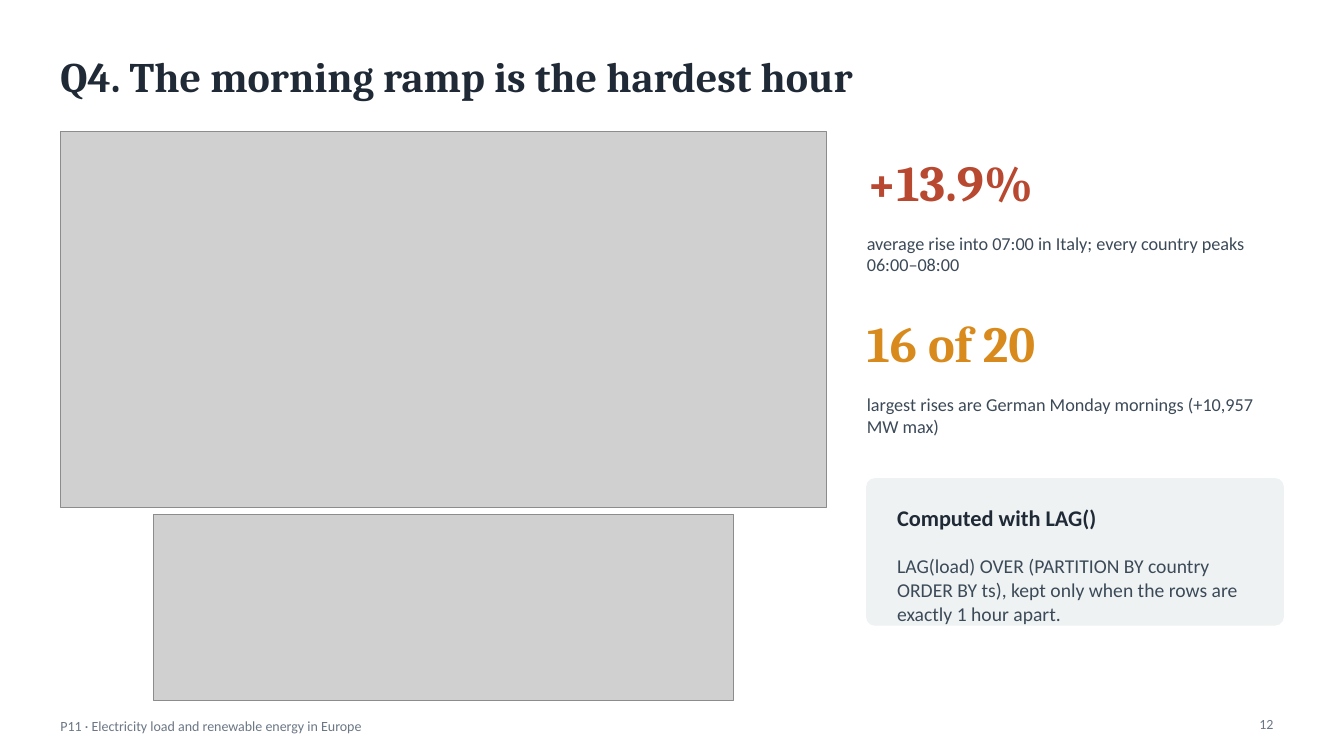
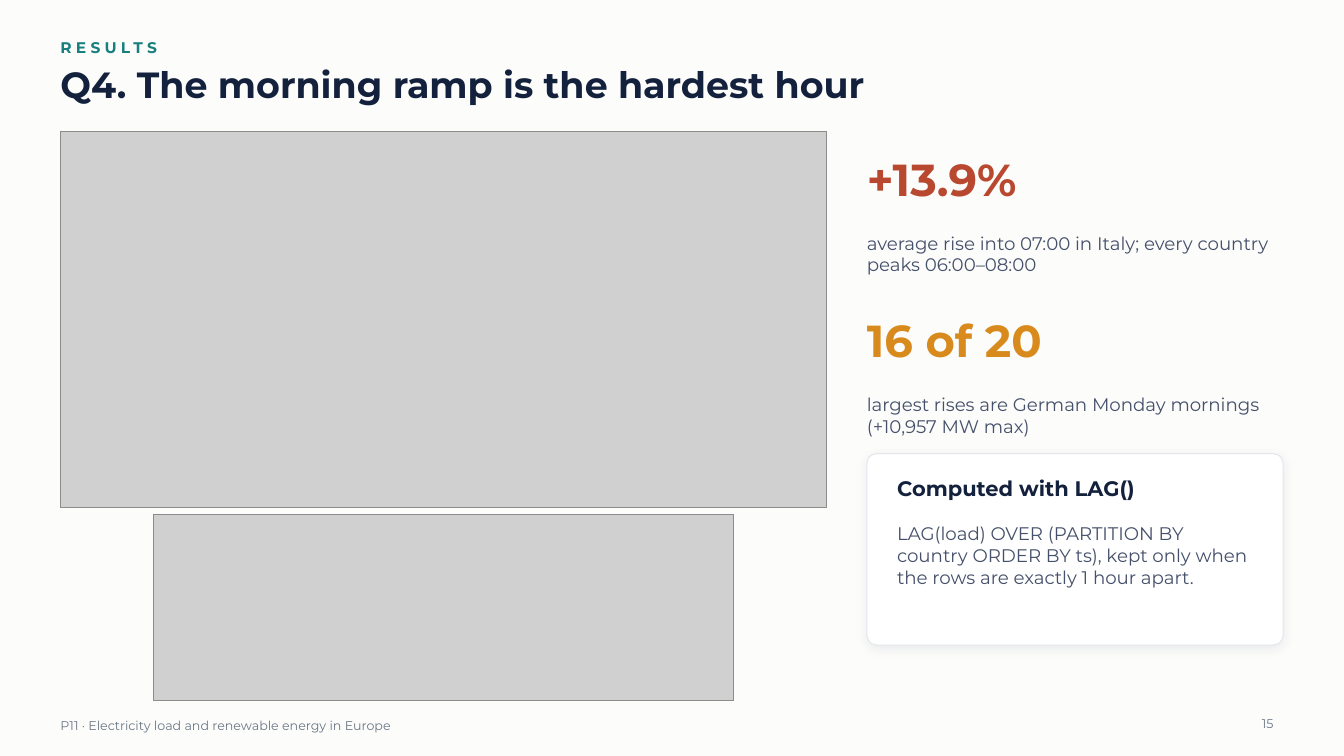
Before and after one commit to krishmungase/P11-Energy, a slide deck: slide 15 of slides/P11_Energy_Presentation.pptx (slide 12 before the commit). Drawn at 1344x756 pixels with LibreOffice and Linux fonts; fonts in the diff are those of the drawing; grey boxes stand for pictures. Boxes give left, top, right and bottom in pixels: in the first picture for what was removed or moved away, otherwise in the second. Text is boxed around its words. In the diff, an @@ line names an element or a change of style, - is before the commit and + after.

Commit message:
Slides: new design with Montserrat, section dividers and a PDF copy
- dark cover and four numbered section dividers, section label above
  each title, white cards on the same surface colour as the charts
- Montserrat for all text; the PDF has the font embedded, for PCs where
  Montserrat is not installed
- fixed text that overflowed its card with the wider font

```diff
--- a/slides/P11_Energy_Presentation.pptx
+++ b/slides/P11_Energy_Presentation.pptx
@@ background #FFFFFF to #FCFCFB @@
@@ text added at [60,33,867,62], 11 pt, text #17807F, bold @@
+RESULTS
@@ title "Q4. The morning ramp is ..." at [60,69,865,106]: size 30 to 26 pt, font Cambria to Montserrat, text colour #1F2A36 to #14213D; vertical alignment middle to top @@
@@ text "+13.9%" at [867,164,1017,197]: size 36 to 32 pt, font Cambria to Montserrat @@
@@ text "average rise into 07:00 in ..." at [867,236,1269,275]: font Calibri to Montserrat, text colour #3C4A58 to #45506A @@
@@ text "16 of 20" at [867,323,1042,358]: size 36 to 32 pt, font Cambria to Montserrat @@
@@ text "largest rises are German Monday ..." at [867,397,1260,437]: font Calibri to Montserrat, text colour #3C4A58 to #45506A @@
@@ rounded rectangle: place and size @@
-rounded rectangle at [867,479,1284,625]
+rounded rectangle at [867,454,1284,645]
@@ rounded rectangle at [867,454,1284,645]: fill #EEF2F3 to #FFFFFF; outline #EEF2F3 1 pt to #E3E7EC 0.75 pt; shadow on; proportions changed @@
@@ text "Computed with LAG()": place and size @@
-text "Computed with LAG()" at [897,509,1097,530]
+text "Computed with LAG()" at [897,479,1135,500]
@@ text "Computed with LAG()" at [897,479,1135,500]: size 16 to 15 pt, font Calibri to Montserrat, text colour #1F2A36 to #14213D @@
@@ text "LAG(load) OVER (PARTITION BY country ...": place and size @@
-text "LAG(load) OVER (PARTITION BY country ..." at [897,559,1238,624]
+text "LAG(load) OVER (PARTITION BY country ..." at [897,526,1248,588]
@@ text "LAG(load) OVER (PARTITION BY country ..." at [897,526,1248,588]: size 14 to 13 pt, font Calibri to Montserrat, text colour #3C4A58 to #45506A @@
@@ text "P11 · Electricity load and ..." at [60,720,391,733]: size 10 to 9 pt, font Calibri to Montserrat @@
@@ page number at [1262,719,1274,728]: text changed; size 10 to 9 pt; font Calibri to Montserrat @@
-12
+15
```
Also in this commit, not shown: 16 other slides changed, 4 slides added, 3 other files.
